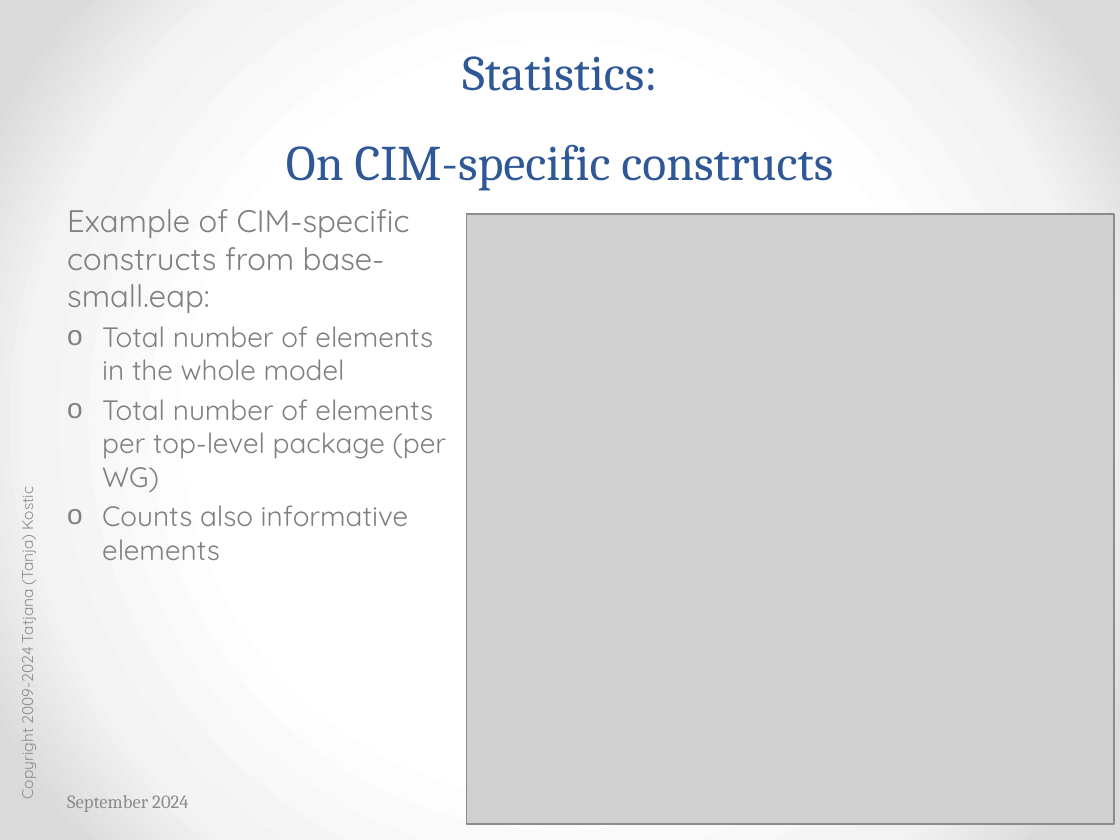
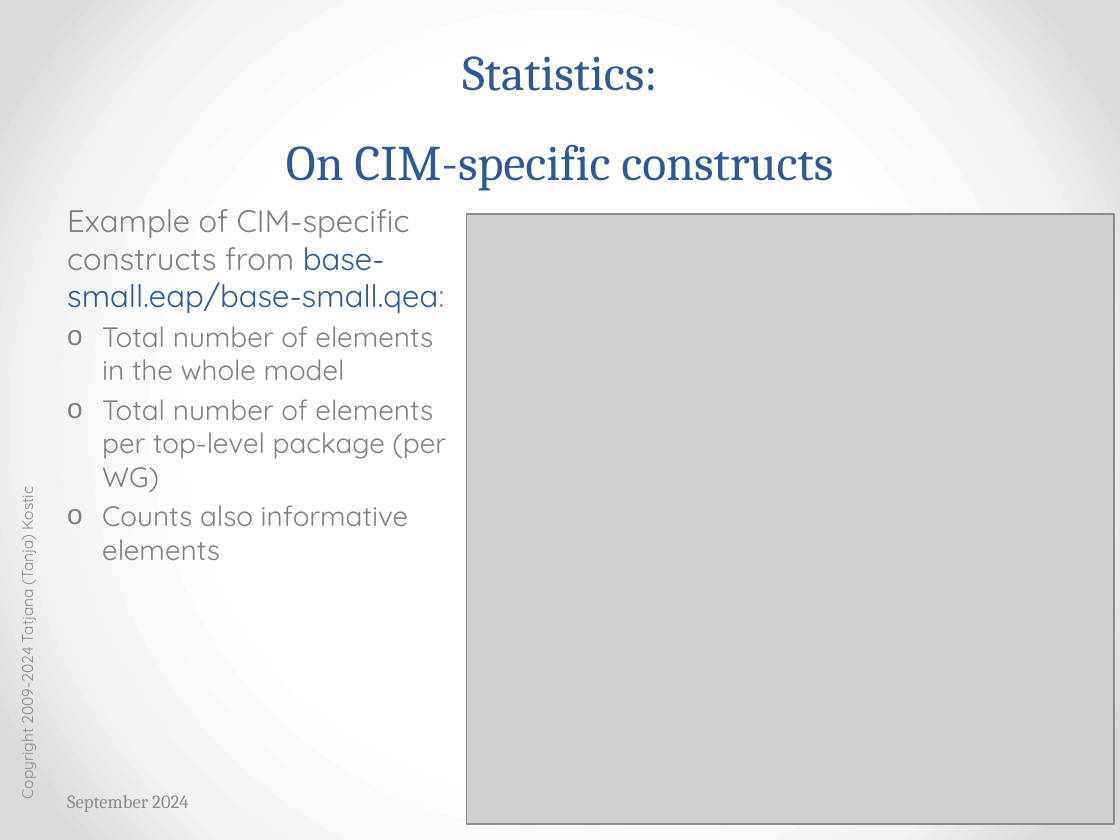
Before and after one commit to cimug-org/jCleanCim, a slide deck: slide 40 of doc/jCleanCimIntro.pptx. Drawn at 1120x840 pixels with LibreOffice and Linux fonts; fonts in the diff are those of the drawing; grey boxes stand for pictures. Boxes give left, top, right and bottom in pixels: in the first picture for what was removed or moved away, otherwise in the second. Text is boxed around its words. In the diff, an @@ line names an element or a change of style, - is before the commit and + after.

```diff
--- a/doc/jCleanCimIntro.pptx
+++ b/doc/jCleanCimIntro.pptx
@@ text at (67, 209, 444, 313): text changed @@
-Example of CIM-specific constructs from base-small.eap:
+Example of CIM-specific constructs from base-small.eap/base-small.qea:
```
Also in this commit, not shown: 24 other slides changed, 4 other files.
